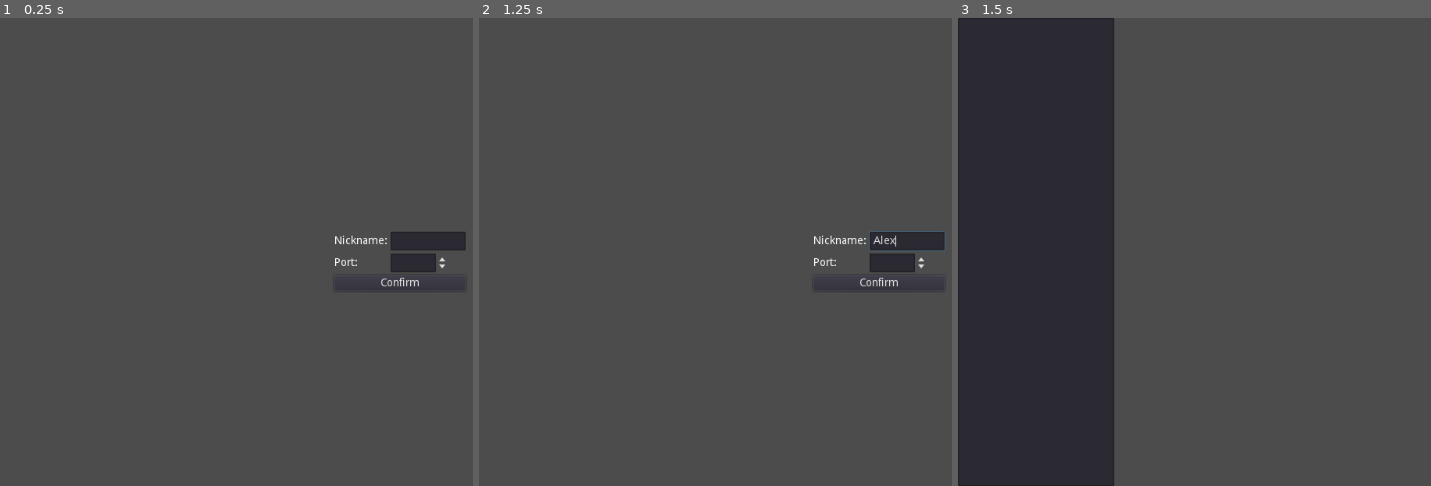
Above: before the commit, frames 1-3 (left to right).
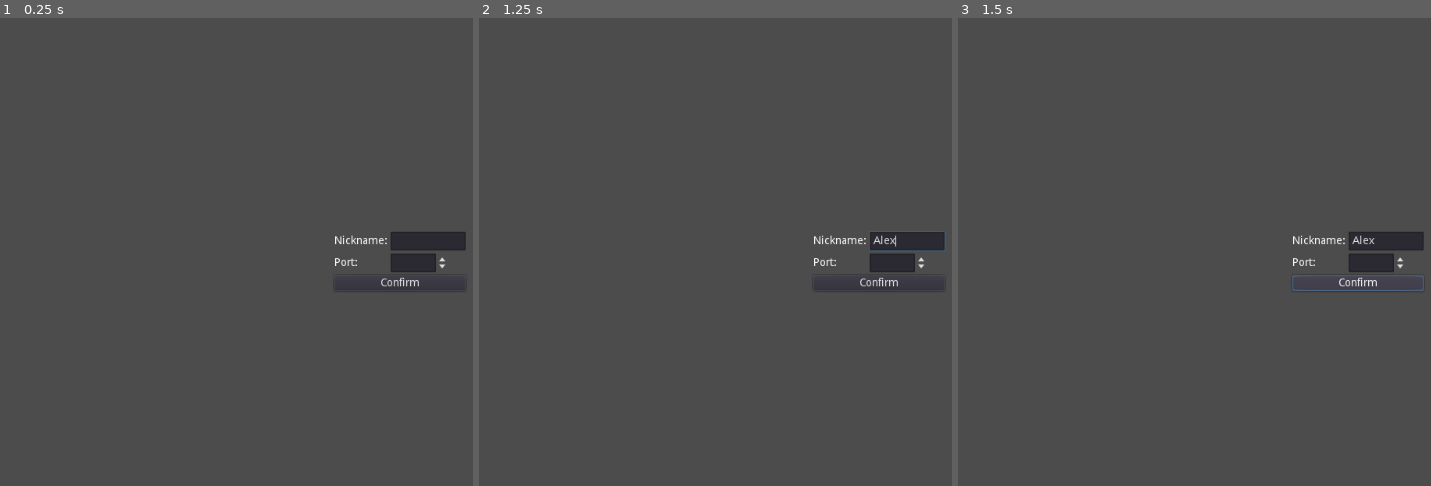
Above: after the commit, the same moments.

Repository: Shatur/joke-science
Game: Godot game, scene res://menu/start_game/start_game.tscn
Two runs of this game, one before a commit and one after it. Both use one fixed random seed, a clock stepped at 60 frames per second and the inputs below. This scene is started directly instead of the project's main scene.
Inputs (mouse positions are in pixels of both pictures, inside the frame that each line leads up to):
- Up to frame 1 (0.25 s): no input
- Up to frame 2 (1.25 s): click (909, 242) at 0.52 s; type "Alex" at 0.6 s
- Up to frame 3 (1.5 s): click "Confirm" at 1.25 s

Frames 1-2 are identical in both runs. In frame 3, 34% of the frame differs, in the area x 0-99%, y 0-100%.

Commit message:
Add connection dialog

Diff:
--- /dev/null
+++ b/menu/start_game/connection_dialog.gd
@@ -0,0 +1,18 @@
+class_name ConnectionDialog
+extends WindowDialog
+# Dialog to display incoming connection
+
+
+signal canceled
+
+onready var _label: Label = $HBox/Label
+
+
+func show_connecting(address: String, port: float) -> void:
+	_label.text = "Connecting to %s:%d" % [address, port]
+	popup_centered()
+
+
+func _cancel() -> void:
+	hide()
+	emit_signal("canceled")
--- /dev/null
+++ b/menu/start_game/connection_dialog.tscn
@@ -0,0 +1,40 @@
+[gd_scene load_steps=2 format=2]
+
+[ext_resource path="res://menu/start_game/connection_dialog.gd" type="Script" id=1]
+
+[node name="ConnectionDialog" type="WindowDialog"]
+margin_right = 300.0
+margin_bottom = 99.9997
+popup_exclusive = true
+script = ExtResource( 1 )
+
+[node name="HBox" type="VBoxContainer" parent="."]
+anchor_right = 1.0
+anchor_bottom = 1.0
+alignment = 1
+__meta__ = {
+"_edit_use_anchors_": false
+}
+
+[node name="Label" type="Label" parent="HBox"]
+margin_left = 150.0
+margin_top = 30.0
+margin_right = 150.0
+margin_bottom = 44.0
+size_flags_horizontal = 4
+__meta__ = {
+"_edit_use_anchors_": false
+}
+
+[node name="CancelButton" type="Button" parent="HBox"]
+margin_left = 123.0
+margin_top = 48.0
+margin_right = 177.0
+margin_bottom = 68.0
+size_flags_horizontal = 4
+text = "Cancel"
+__meta__ = {
+"_edit_use_anchors_": false
+}
+
+[connection signal="pressed" from="HBox/CancelButton" to="." method="_cancel"]
--- a/menu/start_game/host_game.gd
+++ b/menu/start_game/host_game.gd
@@ -12,4 +12,4 @@
 		return
 
 	get_tree().network_peer = peer
-	._confirm()
+	_enter_lobby()
--- a/menu/start_game/join_game.gd
+++ b/menu/start_game/join_game.gd
@@ -2,6 +2,7 @@
 
 
 onready var _ip_label: LineEdit = $GridContainer/IpLineEdit
+onready var _connection_dialog: ConnectionDialog = $ConnectionDialog
 
 
 func _confirm() -> void:
@@ -12,5 +13,22 @@
 		return
 
 	get_tree().network_peer = peer
-	yield(peer, "connection_succeeded")
-	._confirm()
+	_connection_dialog.show_connecting(_ip_label.text, _port_spinbox.value)
+	# warning-ignore:return_value_discarded
+	_connection_dialog.connect("canceled", peer, "close_connection")
+	# warning-ignore:return_value_discarded
+	peer.connect("connection_succeeded", self, "_on_connection_succeed")
+	# warning-ignore:return_value_discarded
+	peer.connect("connection_failed", self, "_on_connection_failed")
+
+
+func _on_connection_succeed() -> void:
+	_connection_dialog.hide()
+	_enter_lobby()
+
+
+func _on_connection_failed() -> void:
+	get_tree().network_peer = null
+	_error_dialog.dialog_text = "Connection failed"
+	_connection_dialog.hide()
+	_error_dialog.popup_centered()
--- a/menu/start_game/join_game.tscn
+++ b/menu/start_game/join_game.tscn
@@ -1,7 +1,8 @@
-[gd_scene load_steps=3 format=2]
+[gd_scene load_steps=4 format=2]
 
 [ext_resource path="res://menu/start_game/start_game.tscn" type="PackedScene" id=1]
 [ext_resource path="res://menu/start_game/join_game.gd" type="Script" id=2]
+[ext_resource path="res://menu/start_game/connection_dialog.tscn" type="PackedScene" id=3]
 
 [node name="JoinGame" instance=ExtResource( 1 )]
 script = ExtResource( 2 )
@@ -40,3 +41,5 @@
 [node name="ConfirmButton" parent="." index="1"]
 margin_top = 84.0
 margin_bottom = 104.0
+
+[node name="ConnectionDialog" parent="." index="3" instance=ExtResource( 3 )]
--- a/menu/start_game/start_game.gd
+++ b/menu/start_game/start_game.gd
@@ -8,6 +8,10 @@
 
 
 func _confirm():
+	pass
+
+
+func _enter_lobby() -> void:
 	GameState.rpc_id(0, "add_player", _nickname_edit.text)
 	# warning-ignore:return_value_discarded
 	get_tree().change_scene("res://core/board.tscn")
--- a/project.godot
+++ b/project.godot
@@ -9,6 +9,11 @@
 config_version=4
 
 _global_script_classes=[ {
+"base": "WindowDialog",
+"class": "ConnectionDialog",
+"language": "GDScript",
+"path": "res://menu/start_game/connection_dialog.gd"
+}, {
 "base": "Node",
 "class": "PlayerState",
 "language": "GDScript",
@@ -20,6 +25,7 @@
 "path": "res://menu/start_game/start_game.gd"
 } ]
 _global_script_class_icons={
+"ConnectionDialog": "",
 "PlayerState": "",
 "StartGame": ""
 }
